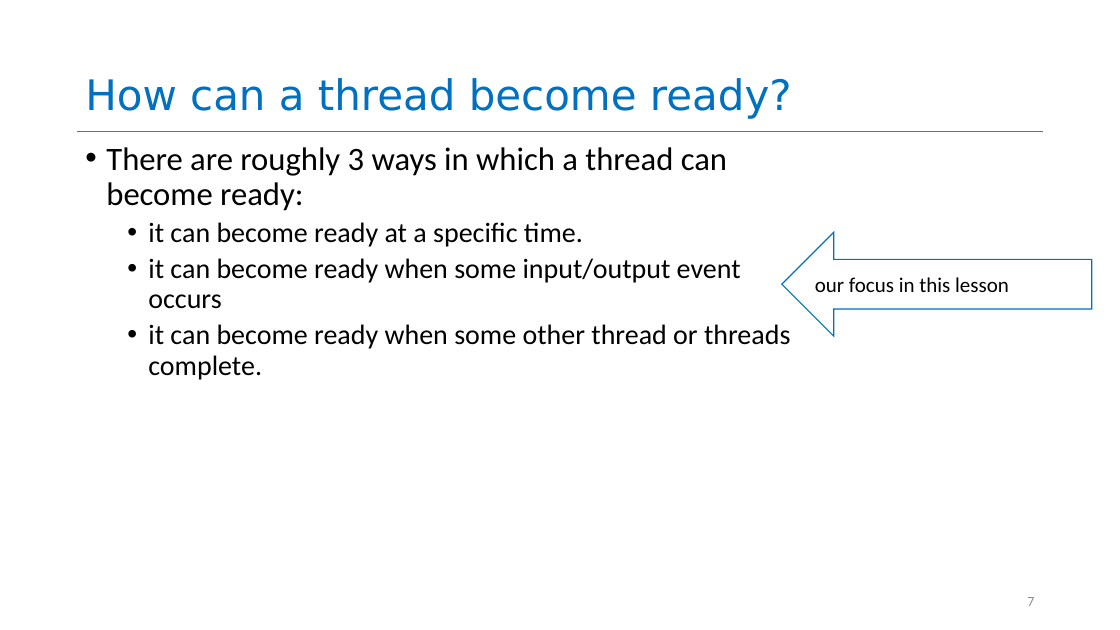
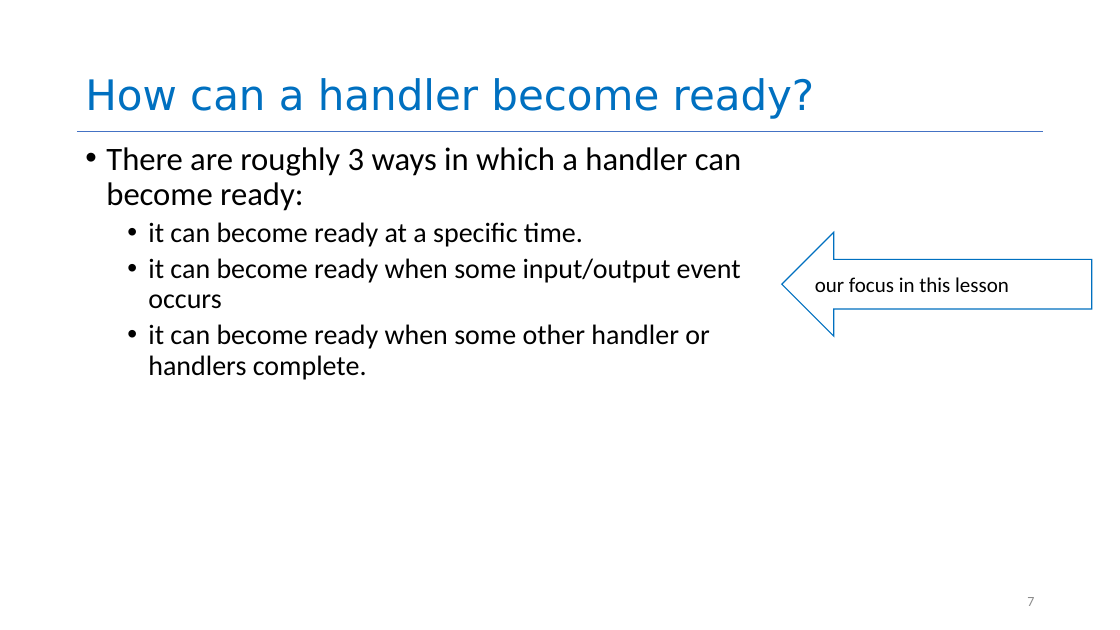
Before and after one commit to neu-se/CS4530-CS5500-Spring-2021, a slide deck: slide 7 of Slides/Lesson 4.2 Promises that Fail and Async.pptx. Drawn at 1120x630 pixels with LibreOffice and Linux fonts; fonts in the diff are those of the drawing. Boxes give left, top, right and bottom in pixels: in the first picture for what was removed or moved away, otherwise in the second. Text is boxed around its words. In the diff, an @@ line names an element or a change of style, - is before the commit and + after.

```diff
--- a/Slides/Lesson 4.2 Promises that Fail and Async.pptx
+++ b/Slides/Lesson 4.2 Promises that Fail and Async.pptx
@@ title at (85, 78, 815, 119): text changed @@
-How can a thread become ready?
+How can a handler become ready?
@@ text at (106, 147, 741, 211): text changed @@
-• There are roughly 3 ways in which a thread can become ready:
+• There are roughly 3 ways in which a handler can become ready:
@@ text at (148, 324, 710, 380): text changed @@
-  • it can become ready when some other thread or threads complete.
+  • it can become ready when some other handler or handlers complete.
```
Also in this commit, not shown: 13 other slides changed, 5 slides added, 2 slides removed, 1 other file.
